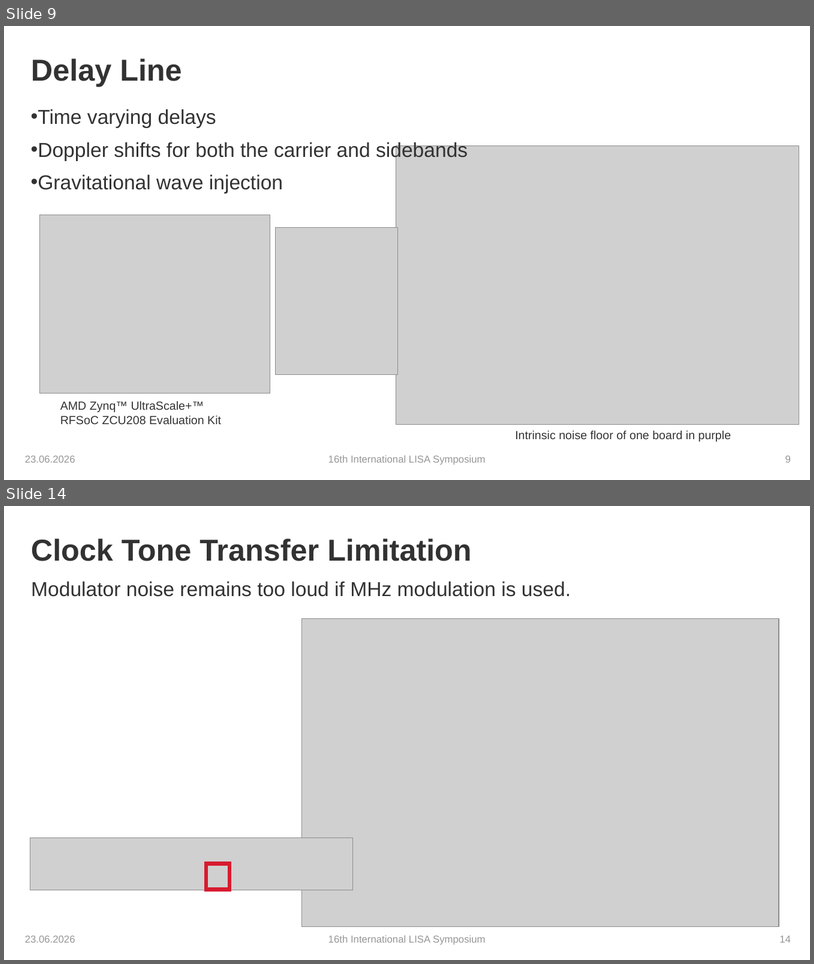
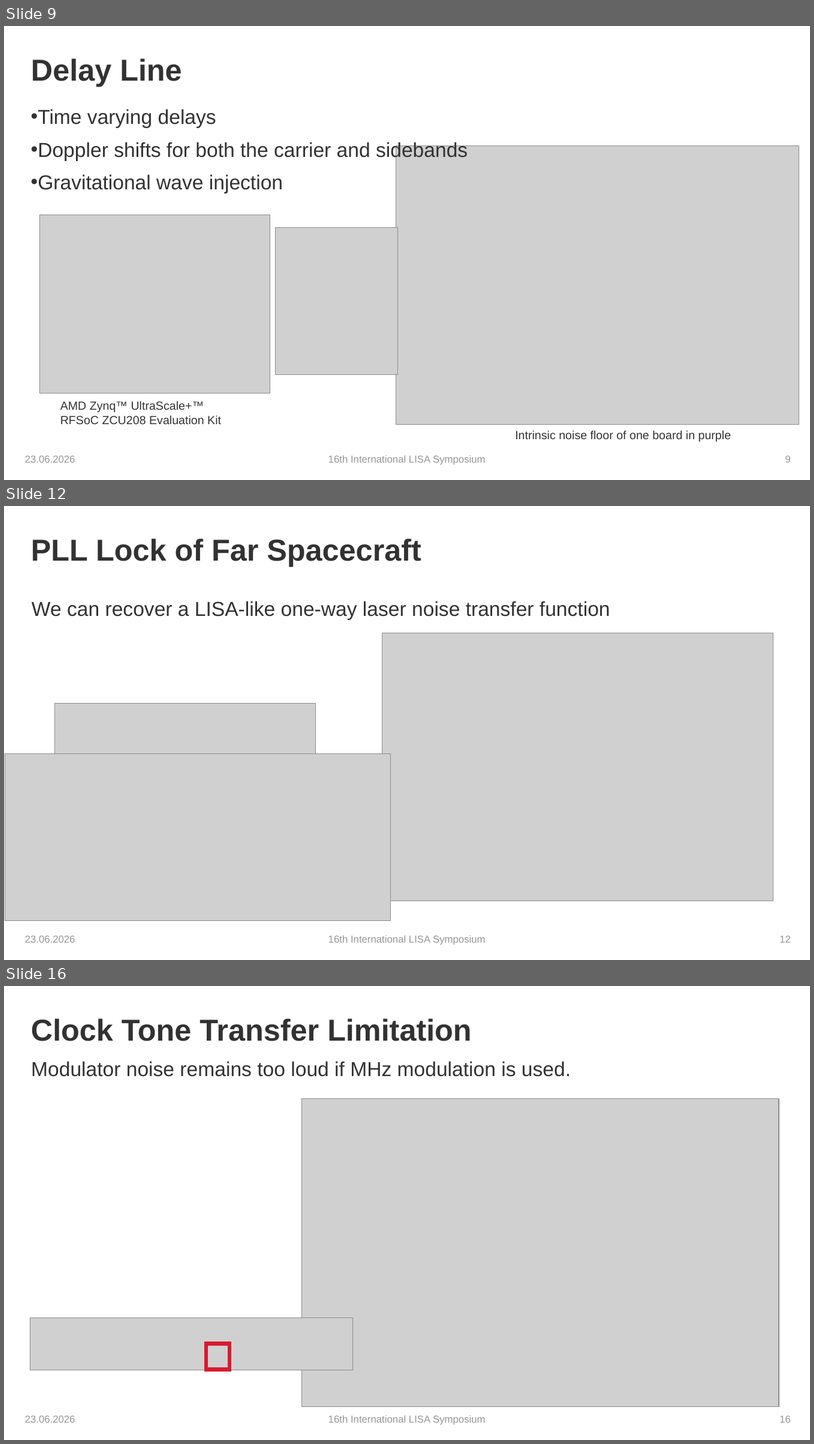
Before and after one commit to karinkruuse/Esitlused, a slide deck: Kruuse_Symposium_2026 - Copy 1.pptx. Shown one above the other, each under a label of ours: slides 9 and 14 before the commit, slides 9, 12 and 16 after it; the slides between them are not shown. The pictures are 814x964 and 814x1444 pixels, drawn with LibreOffice and Linux fonts; fonts in the diff are those of the drawing; grey boxes stand for pictures; background and template pictures are left out. Boxes give left, top, right and bottom in pixels: in the first picture for what was removed or moved away, otherwise in the second. Text is boxed around its words. In the diff, an @@ line names an element or a change of style, - is before the commit and + after.

```diff
--- a/Kruuse_Symposium_2026 - Copy 1.pptx
+++ b/Kruuse_Symposium_2026 - Copy 1.pptx
@@ slide 12 added at (x1=4, y1=506, x2=810, y2=960), background #FFFFFF @@
@@ title added at (x1=31, y1=538, x2=422, y2=567), 36 pt, text #323232, bold @@
+PLL Lock of Far Spacecraft
@@ text added at (x1=32, y1=601, x2=611, y2=620), 24 pt, text #323232 @@
+We can recover a LISA-like one-way laser noise transfer function
@@ picture added at (x1=383, y1=633, x2=773, y2=900) @@
@@ picture added at (x1=55, y1=703, x2=316, y2=753) @@
@@ picture added at (x1=5, y1=753, x2=391, y2=920) @@
@@ text added at (x1=25, y1=935, x2=75, y2=942), 12 pt, text #969696 @@
+23.06.2026
@@ text added at (x1=329, y1=935, x2=486, y2=945), 12 pt, text #969696 @@
+16th International LISA Symposium
@@ page number added at (x1=780, y1=935, x2=791, y2=942), 12 pt, text #969696 @@
+12
@@ what was slide 14 is now slide 16 @@
@@ page number at (x1=780, y1=1415, x2=791, y2=1422): text changed @@
-14
+16
```
Also in this commit, not shown: 3 slides changed.
